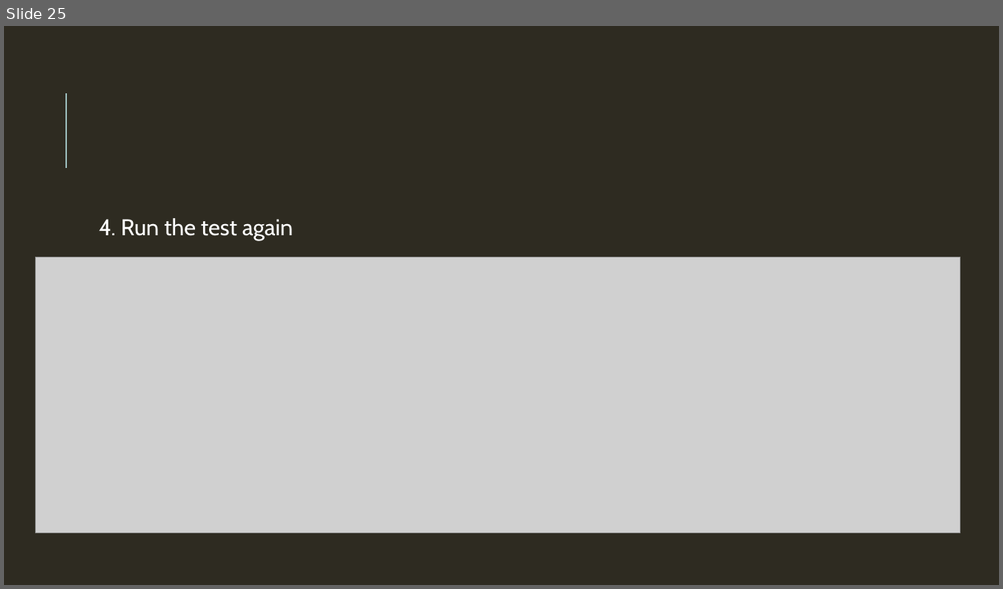
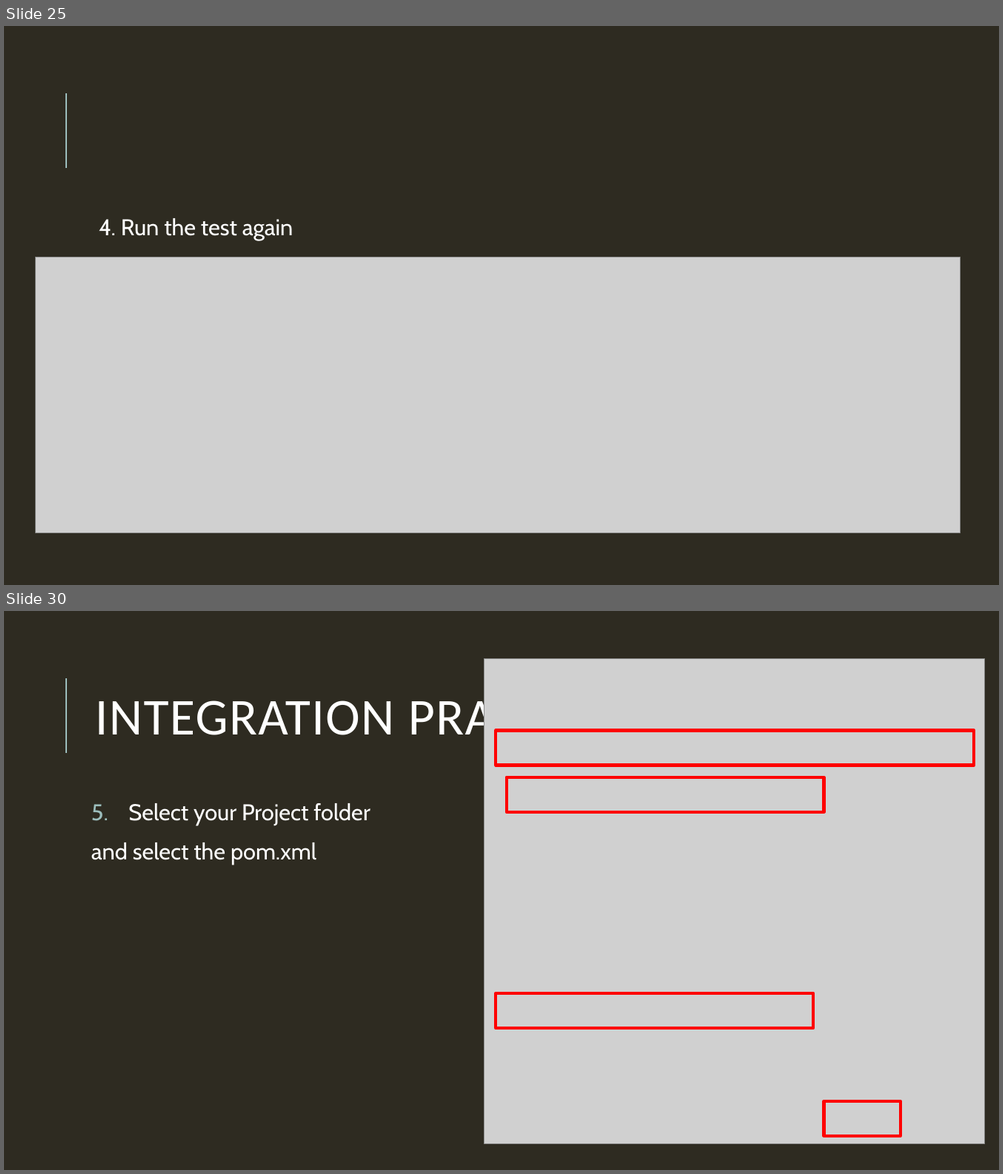
Before and after one commit to DevelopersDelicias/tdd_workshop, a slide deck: tdd_ws.pptx. Shown one above the other, each under a label of ours: slide 25 before the commit, slides 25 and 30 after it; the slides between them are not shown. The pictures are 1003x589 and 1003x1174 pixels, drawn with LibreOffice and Linux fonts; fonts in the diff are those of the drawing; grey boxes stand for pictures. Boxes give left, top, right and bottom in pixels: in the first picture for what was removed or moved away, otherwise in the second. Text is boxed around its words. In the diff, an @@ line names an element or a change of style, - is before the commit and + after.

```diff
--- a/tdd_ws.pptx
+++ b/tdd_ws.pptx
@@ slide 30 added at <box>4,611,999,1170</box>, background #2E2B21; not listed: 1 template element that a slide beside it also shows @@
@@ picture added at <box>484,659,984,1145</box> @@
@@ title added at <box>95,692,618,747</box>, 50 pt, text #FFFFFF @@
+INTEGRATION PRACTICE
@@ rectangle added at <box>495,730,974,766</box>, outline #FF0000 3 pt @@
@@ rectangle added at <box>506,777,823,812</box>, outline #FF0000 3 pt @@
@@ text added at <box>91,803,370,865</box>, 22 pt, text #FFFFFF @@
+5. Select your Project folder
+and select the pom.xml
@@ rectangle added at <box>495,994,813,1029</box>, outline #FF0000 3 pt @@
@@ rectangle added at <box>824,1102,900,1137</box>, outline #FF0000 3 pt @@
```
Also in this commit, not shown: 8 slides changed, 108 other slides added, 1 slide removed.
